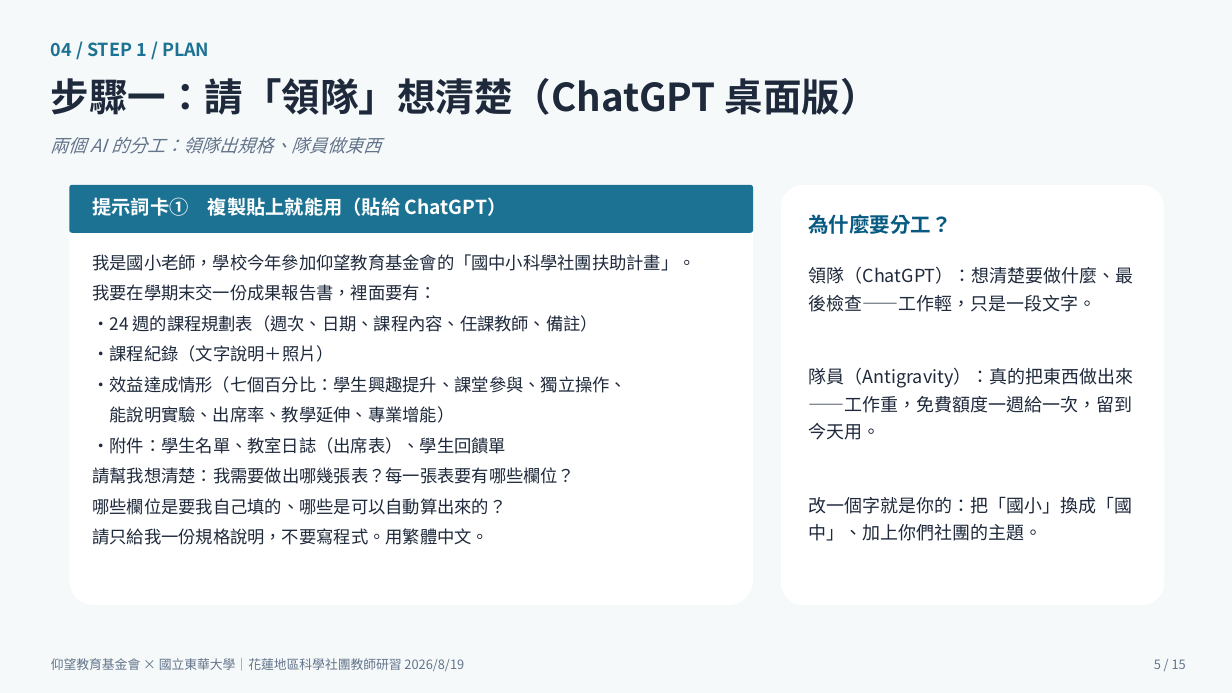
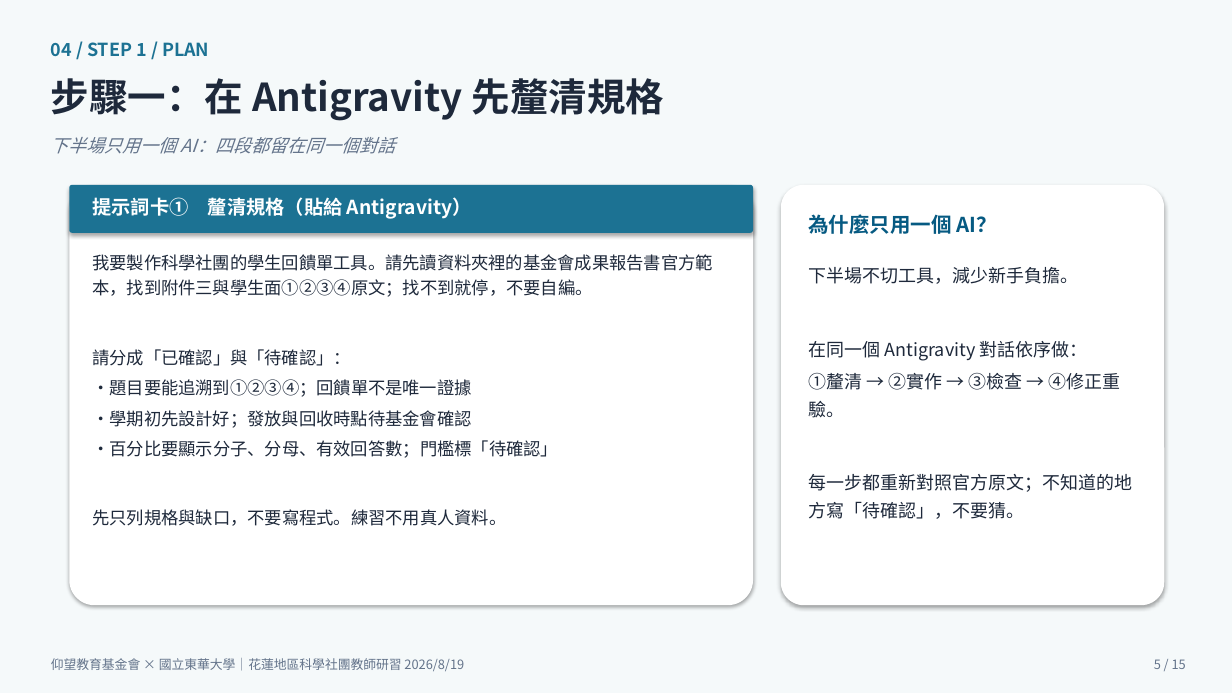
Before and after one commit to cwstedctw/sci-club-toolkit, a slide deck: slide 5 of part2-豐兆/20260819研習主講簡報_回饋單出席核銷_游豐兆.pptx. Drawn at 1232x693 pixels with LibreOffice and Linux fonts; fonts in the diff are those of the drawing. Boxes give left, top, right and bottom in pixels: in the first picture for what was removed or moved away, otherwise in the second. Text is boxed around its words. In the diff, an @@ line names an element or a change of style, - is before the commit and + after.

Commit message:
全教材自學化：補關 3–5、來源與規格範本，並對齊 8/13 定案流程
立霧 8/13 本機修正：16 份 HTML、GitHub 交接鏈、豐兆簡報與安裝講義。未部署。

```diff
--- a/part2-豐兆/20260819研習主講簡報_回饋單出席核銷_游豐兆.pptx
+++ b/part2-豐兆/20260819研習主講簡報_回饋單出席核銷_游豐兆.pptx
@@ text at (51, 78, 664, 121): text changed @@
-步驟一：請「領隊」想清楚（ChatGPT 桌面版）
+步驟一：在 Antigravity 先釐清規格
@@ text at (51, 137, 395, 154): text changed @@
-兩個 AI 的分工：領隊出規格、隊員做東西
+下半場只用一個 AI：四段都留在同一個對話
@@ text at (92, 197, 472, 219): text changed @@
-提示詞卡① 複製貼上就能用（貼給 ChatGPT）
+提示詞卡① 釐清規格（貼給 Antigravity）
@@ shadow on in 4 elements at (0, 0, 1232, 693), (69, 185, 753, 605), (69, 185, 753, 233), (781, 185, 1165, 605) @@
@@ text at (808, 214, 997, 234): text changed @@
-為什麼要分工？
+為什麼只用一個 AI？
@@ text at (92, 254, 712, 526): text changed @@
-我是國小老師，學校今年參加仰望教育基金會的「國中小科學社團扶助計畫」。
-我要在學期末交一份成果報告書，裡面要有：
-・24 週的課程規劃表（週次、日期、課程內容、任課教師、備註）
-・課程紀錄（文字說明＋照片）
-・效益達成情形（七個百分比：學生興趣提升、課堂參與、獨立操作、
-能說明實驗、出席率、教學延伸、專業增能）
-・附件：學生名單、教室日誌（出席表）、學生回饋單
-請幫我想清楚：我需要做出哪幾張表？每一張表要有哪些欄位？
-哪些欄位是要我自己填的、哪些是可以自動算出來的？
-請只給我一份規格說明，不要寫程式。用繁體中文。
+我要製作科學社團的學生回饋單工具。請先讀資料夾裡的基金會成果報告書官方範本，找到附件三與學生面①②③④原文；找不到就停，不要自編。
+請分成「已確認」與「待確認」：
+・題目要能追溯到①②③④；回饋單不是唯一證據
+・學期初先設計好；發放與回收時點待基金會確認
+・百分比要顯示分子、分母、有效回答數；門檻標「待確認」
+先只列規格與缺口，不要寫程式。練習不用真人資料。
@@ text at (808, 267, 1132, 519): text changed @@
-領隊（ChatGPT）：想清楚要做什麼、最後檢查——工作輕，只是一段文字。
-隊員（Antigravity）：真的把東西做出來——工作重，免費額度一週給一次，留到今天用。
-改一個字就是你的：把「國小」換成「國中」、加上你們社團的主題。
+下半場不切工具，減少新手負擔。
+在同一個 Antigravity 對話依序做：
+①釐清 → ②實作 → ③檢查 → ④修正重驗。
+每一步都重新對照官方原文；不知道的地方寫「待確認」，不要猜。
```
Also in this commit, not shown: 14 other slides changed, 33 other files.
